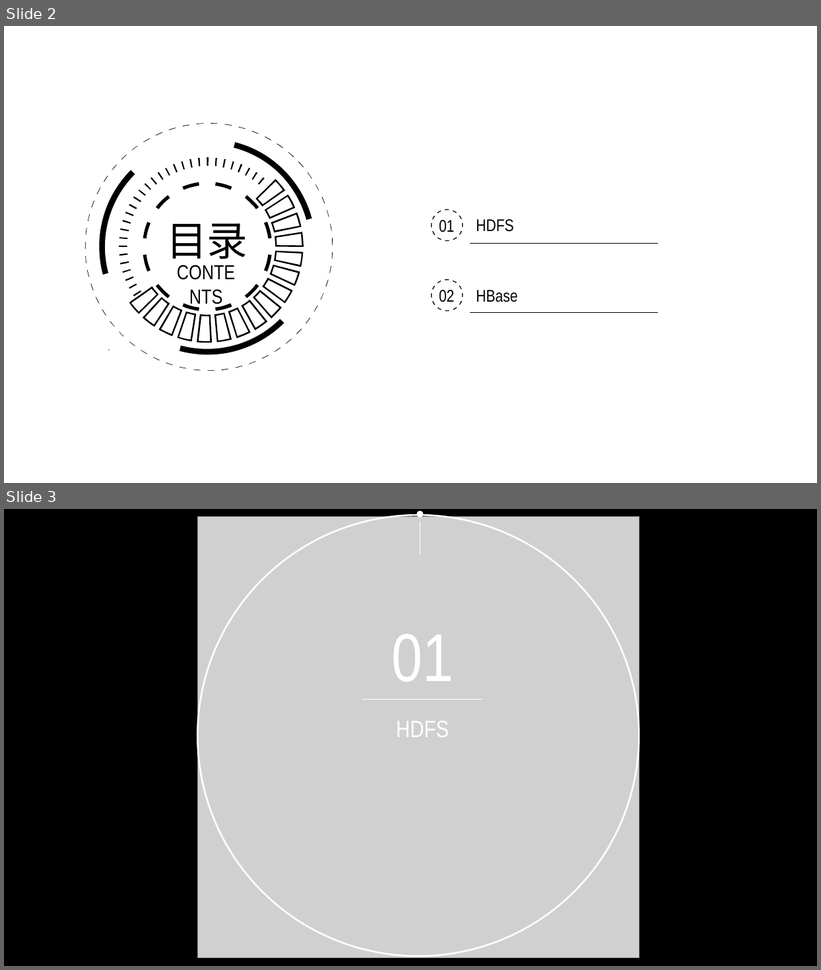
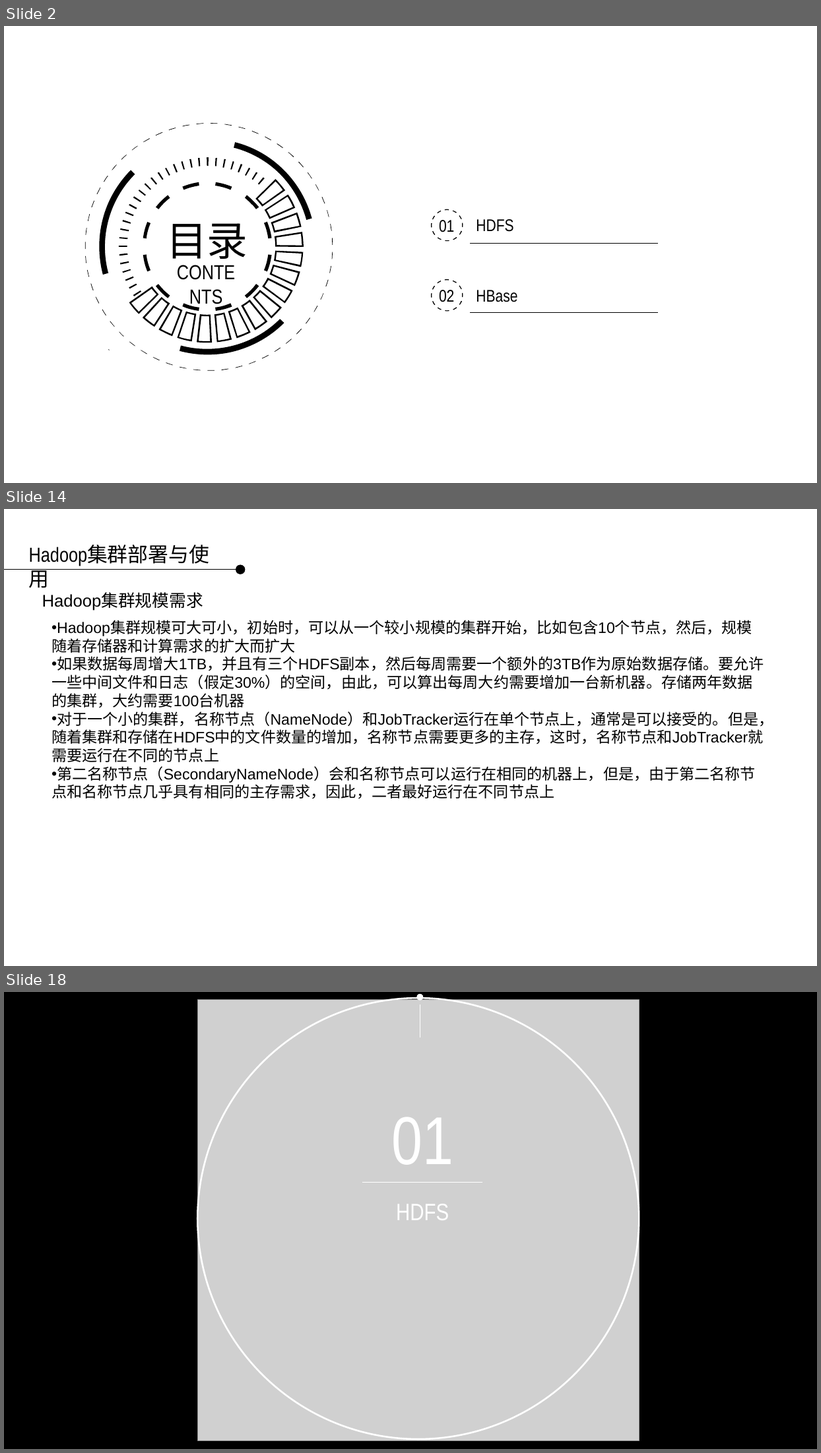
Before and after one commit to applepip/Big_Data, a slide deck: 数据采集系统-清华王宇新/数据采集系统 - 数据存储 第四讲.pptx. Shown one above the other, each under a label of ours: slides 2 and 3 before the commit, slides 2, 14 and 18 after it; the slides between them are not shown. The pictures are 821x970 and 821x1453 pixels, drawn with LibreOffice and Linux fonts; fonts in the diff are those of the drawing; grey boxes stand for pictures; background and template pictures are left out. Boxes give left, top, right and bottom in pixels: in the first picture for what was removed or moved away, otherwise in the second. Text is boxed around its words. In the diff, an @@ line names an element or a change of style, - is before the commit and + after.

```diff
--- a/数据采集系统-清华王宇新/数据采集系统 - 数据存储 第四讲.pptx
+++ b/数据采集系统-清华王宇新/数据采集系统 - 数据存储 第四讲.pptx
@@ slide 14 added at (x1=4, y1=509, x2=817, y2=966), background picture (left out) @@
@@ text added at (x1=23, y1=539, x2=234, y2=569), 24 pt, text #000000 @@
+Hadoop集群部署与使用
@@ ellipse added at (x1=236, y1=565, x2=246, y2=575), fill #000000 @@
@@ line added from (4, 569) to (236, 569), #000000 0.75 pt @@
@@ text added at (x1=42, y1=593, x2=203, y2=611), 20 pt, text #000000 @@
+Hadoop集群规模需求
@@ text added at (x1=52, y1=620, x2=774, y2=799), 18 pt, text #000000 @@
+• Hadoop集群规模可大可小，初始时，可以从一个较小规模的集群开始，比如包含10个节点，然后，规模随着存储器和计算需求的扩大而扩大
+• 如果数据每周增大1TB，并且有三个HDFS副本，然后每周需要一个额外的3TB作为原始数据存储。要允许一些中间文件和日志（假定30%）的空间，由此，可以算出每周大约需要增加一台新机器。存储两年数据的集群，大约需要100台机器
+• 对于一个小的集群，名称节点（NameNode）和JobTracker运行在单个节点上，通常是可以接受的。但是，随着集群和存储在HDFS中的文件数量的增加，名称节点需要更多的主存，这时，名称节点和JobTracker就需要运行在不同的节点上
+• 第二名称节点（SecondaryNameNode）会和名称节点可以运行在相同的机器上，但是，由于第二名称节点和名称节点几乎具有相同的主存需求，因此，二者最好运行在不同节点上
@@ what was slide 3 is now slide 18 @@
```
Also in this commit, not shown: 14 other slides added, 13 slides removed.
